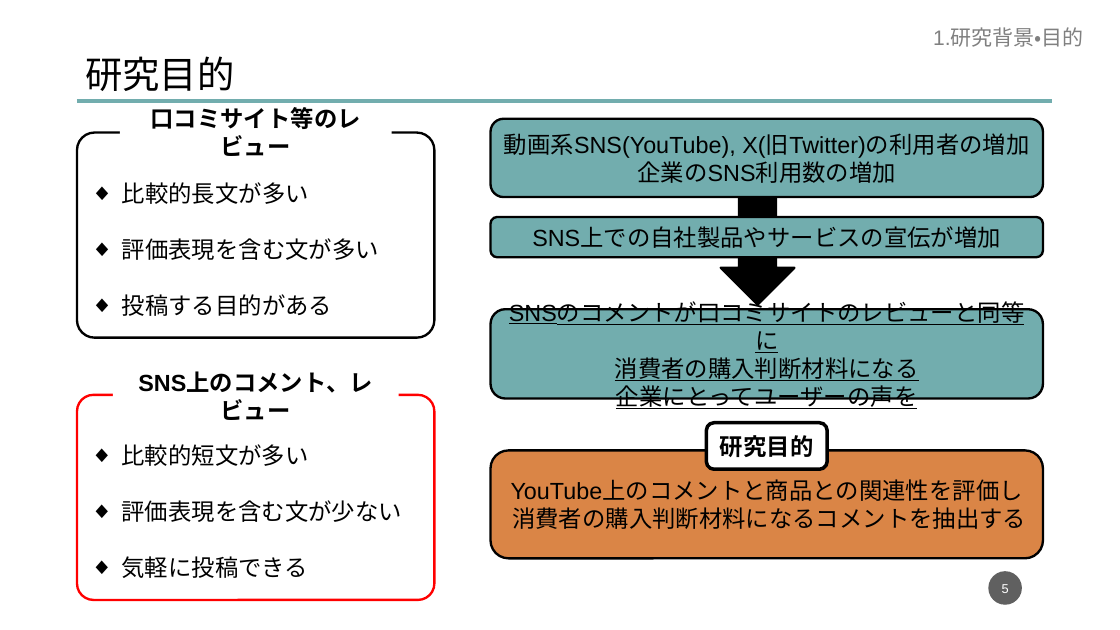
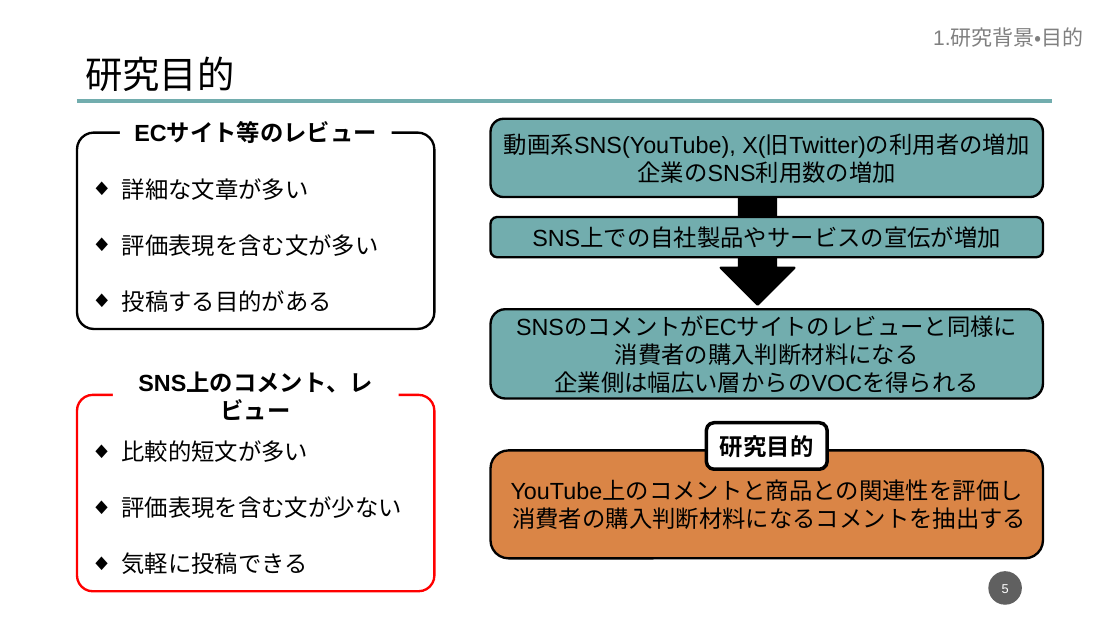
Before and after one commit to dora937nishikori/investigation, a slide deck: slide 5 of 修論/修論発表資料.pptx. Drawn at 1120x630 pixels with LibreOffice and Linux fonts; fonts in the diff are those of the drawing. Boxes give left, top, right and bottom in pixels: in the first picture for what was removed or moved away, otherwise in the second. Text is boxed around its words. In the diff, an @@ line names an element or a change of style, - is before the commit and + after.

```diff
--- a/修論/修論発表資料.pptx
+++ b/修論/修論発表資料.pptx
@@ rounded rectangle "詳細な文章が多い": place and size @@
-rounded rectangle "詳細な文章が多い" at [77, 133, 434, 338]
+rounded rectangle "詳細な文章が多い" at [77, 133, 434, 329]
@@ text in rounded rectangle at [134, 123, 377, 143]: text changed @@
-口コミサイト等のレビュー
+ECサイト等のレビュー
@@ text in rounded rectangle at [122, 178, 309, 200]: text changed @@
-◆ 比較的長文が多い
+◆ 詳細な文章が多い
@@ text in rounded rectangle at [516, 316, 1017, 337]: text changed @@
-SNSのコメントが口コミサイトのレビューと同等に
+SNSのコメントがECサイトのレビューと同様に
@@ text in rounded rectangle at [615, 343, 919, 365]: underline off in "消費者の購入判断材料になる" @@
@@ text in rounded rectangle at [554, 371, 979, 393]: text changed @@
-企業にとってユーザーの声を
+企業側は幅広い層からのVOCを得られる
@@ rounded rectangle "比較的短文が多い": place and size @@
-rounded rectangle "比較的短文が多い" at [77, 395, 434, 600]
+rounded rectangle "比較的短文が多い" at [77, 395, 434, 592]
```
Also in this commit, not shown: 8 other slides changed.
